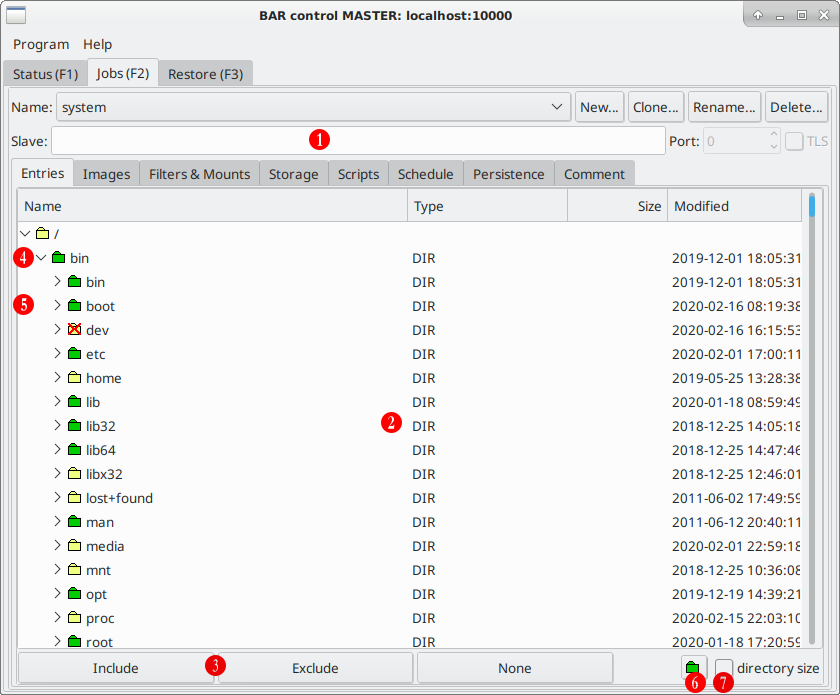
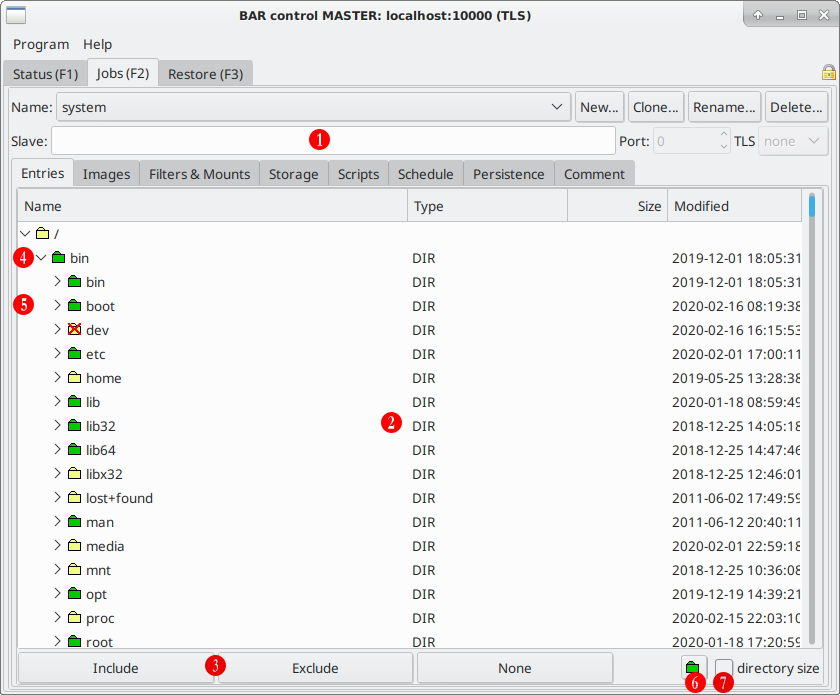
Revision of a layered 840x695 image; what changed, layer by layer:
painted on "snapshot3.png" over [239, 10, 836, 178]
